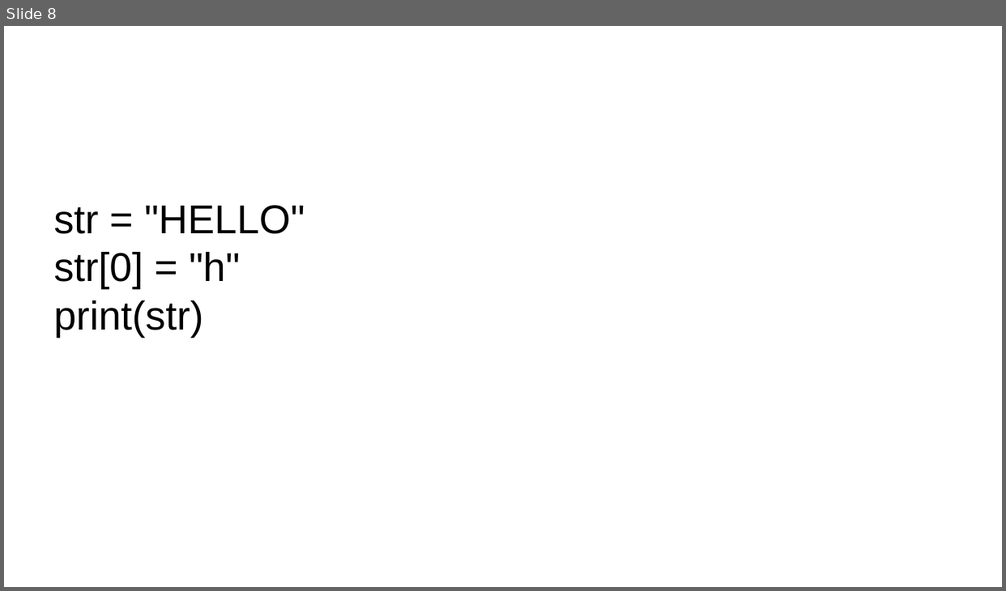
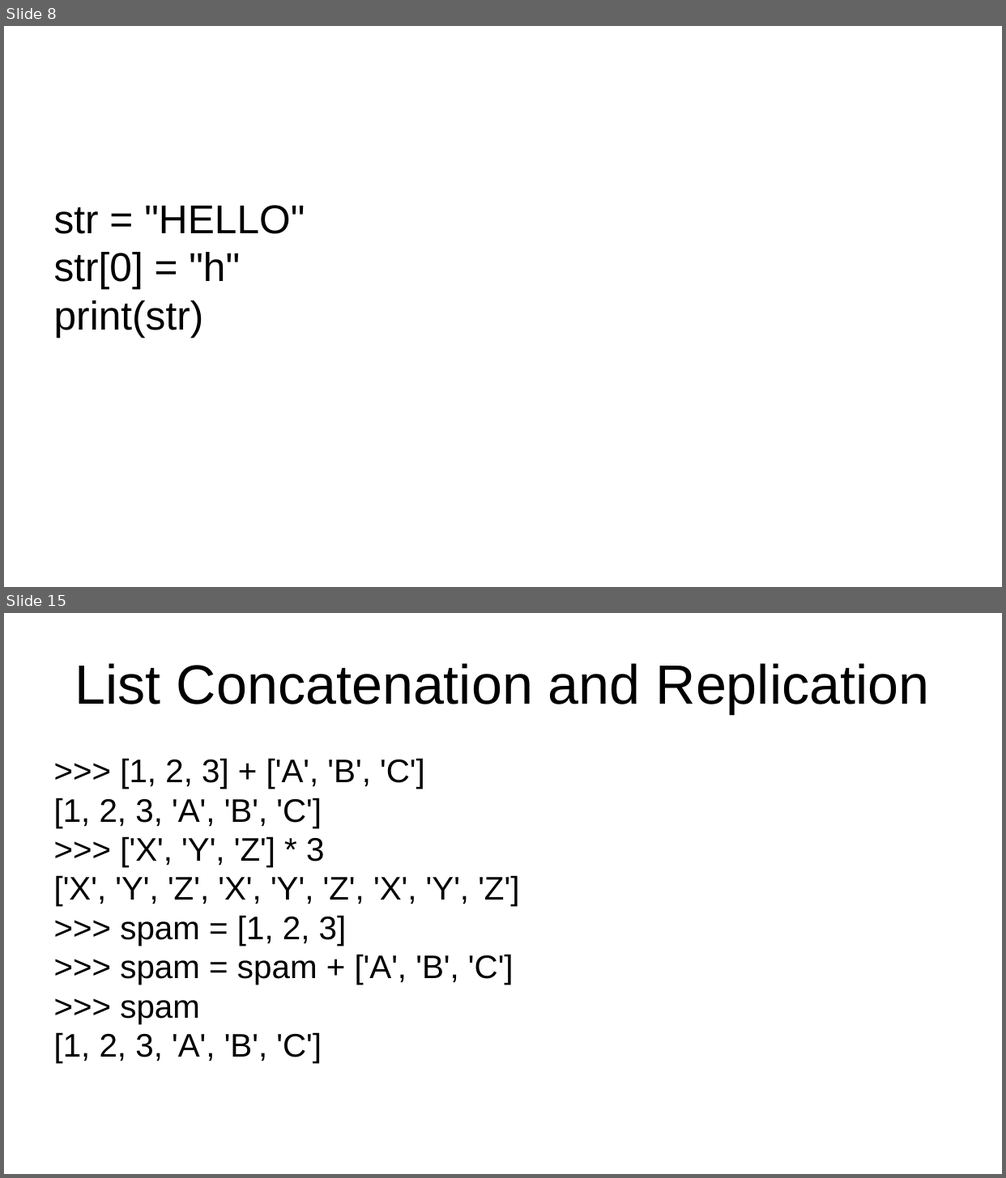
Before and after one commit to ApoorvaJu08/Python-khatmandu, a slide deck: Teaching/Strings.odp. Shown one above the other, each under a label of ours: slide 8 before the commit, slides 8 and 15 after it; the slides between them are not shown. The pictures are 1006x591 and 1006x1178 pixels, drawn with LibreOffice and Linux fonts; fonts in the diff are those of the drawing. Boxes give left, top, right and bottom in pixels: in the first picture for what was removed or moved away, otherwise in the second. Text is boxed around its words. In the diff, an @@ line names an element or a change of style, - is before the commit and + after.

Commit message:
string list

```diff
--- a/Teaching/Strings.odp
+++ b/Teaching/Strings.odp
@@ slide 15 added at (4,613,1002,1174), background #FFFFFF @@
@@ title added at (75,663,930,714), 44 pt, text #000000 @@
+List Concatenation and Replication
@@ subtitle added at (54,758,519,1063), 26 pt, text #000000 @@
+>>> [1, 2, 3] + ['A', 'B', 'C']
+[1, 2, 3, 'A', 'B', 'C']
+>>> ['X', 'Y', 'Z'] * 3
+['X', 'Y', 'Z', 'X', 'Y', 'Z', 'X', 'Y', 'Z']
+>>> spam = [1, 2, 3]
+>>> spam = spam + ['A', 'B', 'C']
+>>> spam
+[1, 2, 3, 'A', 'B', 'C']
```
Also in this commit, not shown: 14 other slides added, 1 slide removed.
